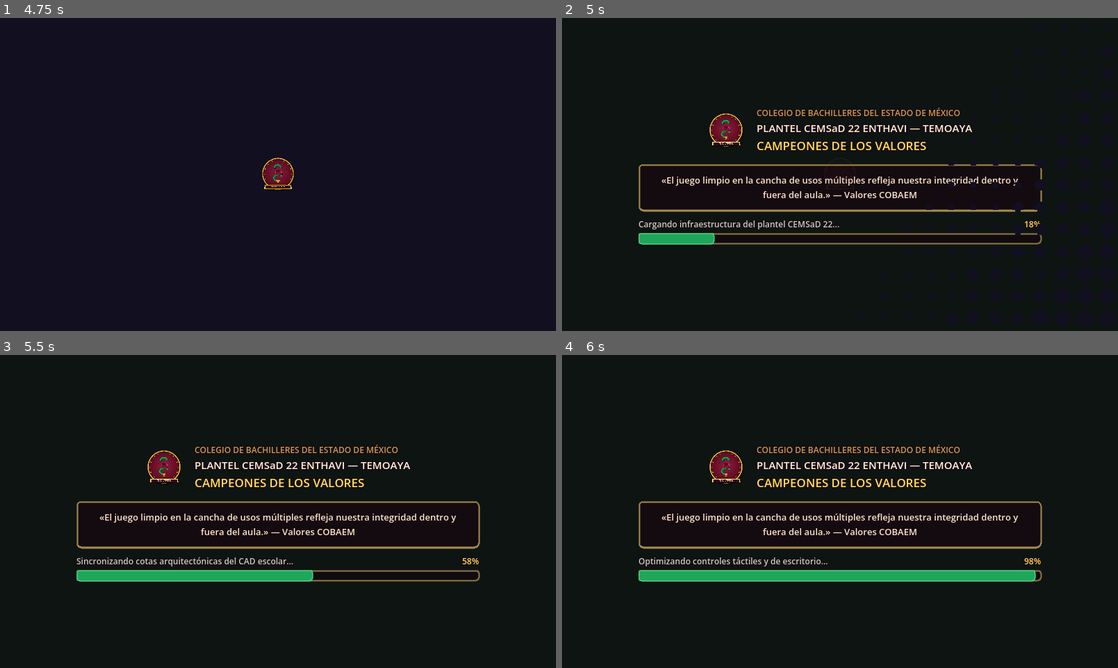
Above: before the commit, frames 1-4 (two rows, left to right).
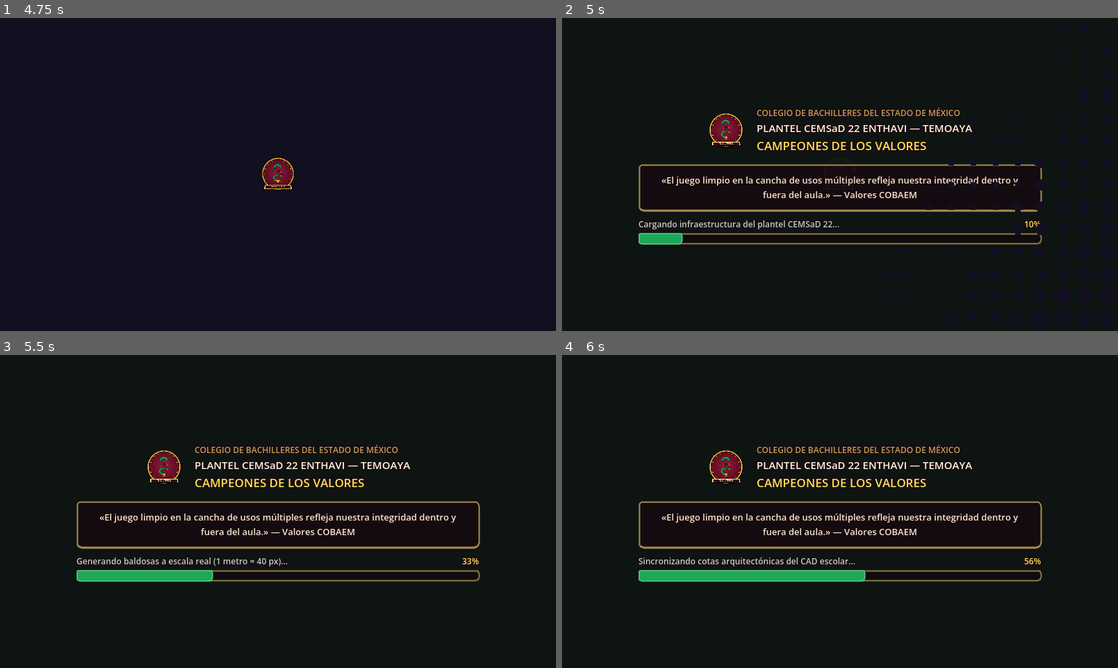
Above: after the commit, the same moments.

Repository: Kineyo/valores-cobaem22
Game: Godot game, scene res://scenes/menu.tscn
Same seed, same stepped clock (60 frames per second), same inputs: the game is played once before the commit and once after it. Sound files missing from this copy of the repository are replaced by a short silence.
Inputs (mouse positions are in pixels of both pictures, inside the frame that each line leads up to):
- Up to frame 1 (4.75 s): click "► Modo Arcade ◄" at 0.5 s; click "► Modo Arcade ◄" at 1.25 s; click "► Normal ◄" at 2 s; click "► Normal ◄" at 2.75 s; click "▶ INICIAR PARTIDA" at 3.5 s; click "▶ COMENZAR AVENTURA" at 4.25 s
- Up to frame 2 (5 s): no input
- Up to frame 3 (5.5 s): tap Enter (ui_accept) at 5, 5.27 s; move the mouse to (400, 495) at 5.02 s; hold Right (move_right) from 5.03 s (still down); tap K (aim_down) at 5.1 s; click (400, 495) at 5.17 s
- Up to frame 4 (6 s): release Right (move_right) at 5.75 s; drag from (728, 527) to (812, 574) at 5.77 s

Frame 1 is identical in both runs. In frame 2, 0.2% of the frame differs, in the area x 21-85%, y 65-73%; in frame 3, 1.2%; in frame 4, 1.7%, in the area x 13-86%, y 64-73%.

Commit message:
fix(loading): erradicar interbloqueo en 54% y compilar versión v1.4.2

Diff:
--- a/project.godot
+++ b/project.godot
@@ -16,7 +16,7 @@
 
 config/name="Campeones de los valores"
 config/description="Juego en perspectiva 3/4 de buenos valores vs antivalores en Godot."
-config/version="1.4.1"
+config/version="1.4.2"
 run/main_scene="res://scenes/menu.tscn"
 config/features=PackedStringArray("4.7", "GL Compatibility")
 config/icon="res://icon.png"
--- a/scripts/loading_screen.gd
+++ b/scripts/loading_screen.gd
@@ -4,7 +4,8 @@
 ## Pantalla de Carga Institucional (Loading Screen)
 ## Colegio de Bachilleres del Estado de México — CEMSaD 22 ENTHAVI
 ## Incluye barra de progreso reactiva, carrusel de frases formativas y logos oficiales.
-## Compatible con dispositivos móviles (Android/iOS), navegadores web y escritorio.
+## 100% compatible con dispositivos móviles (Android/iOS), navegadores web y escritorio
+## sin riesgos de interbloqueos (deadlocks) de hilos ni estancamientos.
 
 @export var target_scene: String = "res://scenes/main.tscn"
 @export var min_display_time: float = 2.2
@@ -38,13 +39,11 @@
 	"¡Entorno verificado! Ingresando al plantel..."
 ]
 
-var _loading_progress: Array = []
+var _preloaded_scene: PackedScene = null
 var _elapsed: float = 0.0
 var _tip_timer: float = 0.0
 var _tip_index: int = 0
-var _is_loaded: bool = false
 var _can_proceed: bool = false
-var _target_progress: float = 0.0
 var _current_progress: float = 0.0
 var _transition_triggered: bool = false
 
@@ -101,21 +100,10 @@
 	_update_tip_text(false)
 
 func _start_loading() -> void:
-	_loading_progress = [0.0]
-	var has_threads := OS.has_feature("threads") and not OS.has_feature("web")
-
-	if not has_threads:
-		# En navegadores web o plataformas sin hilos en segundo plano, cargar directamente
-		# para evitar bloqueos en 0% por falta de WorkerThreadPool
-		var res = ResourceLoader.load(target_scene)
-		if res != null:
-			_is_loaded = true
-			_target_progress = 100.0
-	else:
-		var err := ResourceLoader.load_threaded_request(target_scene)
-		if err != OK:
-			_is_loaded = true
-			_target_progress = 100.0
+	# Precarga síncrona inmediata en memoria: 'scenes/main.tscn' pesa apenas unos bytes
+	# y se carga en ~2 ms, evitando cualquier bloqueo o interbloqueo de hilos (deadlock en 54%).
+	if ResourceLoader.exists(target_scene):
+		_preloaded_scene = load(target_scene) as PackedScene
 
 func _process(delta: float) -> void:
 	_elapsed += delta
@@ -127,37 +115,16 @@
 		_tip_index = (_tip_index + 1) % TIPS.size()
 		_update_tip_text(true)
 
-	# Verificación de carga en segundo plano
-	if not _is_loaded:
-		var status := ResourceLoader.load_threaded_get_status(target_scene, _loading_progress)
-		if status == ResourceLoader.THREAD_LOAD_LOADED or status == ResourceLoader.THREAD_LOAD_FAILED or status == ResourceLoader.THREAD_LOAD_INVALID_RESOURCE:
-			_target_progress = 100.0
-			_is_loaded = true
-		elif status == ResourceLoader.THREAD_LOAD_IN_PROGRESS:
-			if _loading_progress.size() > 0 and _loading_progress[0] > 0.0:
-				_target_progress = maxf(_target_progress, _loading_progress[0] * 100.0)
-			# Salvaguarda: si ha transcurrido más del 60% del tiempo mínimo o 1.2s, forzar resolución
-			if _elapsed >= 1.2:
-				var res = ResourceLoader.load_threaded_get(target_scene)
-				if res != null:
-					_target_progress = 100.0
-					_is_loaded = true
+	# Progreso fluido, orgánico y continuo (0% -> 100%) sin bloqueos ni llamadas a hilos síncronos
+	var time_ratio := clampf((_elapsed / min_display_time) * 100.0, 0.0, 100.0)
+	_current_progress = move_toward(_current_progress, time_ratio, delta * 85.0)
 
-	# Progreso fluido y continuo que garantiza tiempo de lectura de frases sin estancarse en 0%
-	var time_progress := clampf((_elapsed / min_display_time) * 100.0, 0.0, 100.0)
-	var max_allowed := 100.0 if _is_loaded else 92.0
-	var simulated_target := minf(time_progress, max_allowed)
-	var final_goal := maxf(simulated_target, _target_progress)
-	if _is_loaded and _elapsed >= min_display_time:
-		final_goal = 100.0
-
-	_current_progress = move_toward(_current_progress, final_goal, delta * 80.0)
 	if progress_bar:
 		progress_bar.value = _current_progress
 	if percent_label:
 		percent_label.text = "%d%%" % int(_current_progress)
 
-	# Mensajes de estado dinámicos
+	# Mensajes de estado dinámicos conforme avanza la barra
 	var status_idx := clampi(int((_current_progress / 100.0) * (STATUS_MESSAGES.size() - 1)), 0, STATUS_MESSAGES.size() - 1)
 	if status_label:
 		status_label.text = STATUS_MESSAGES[status_idx]
@@ -210,6 +177,13 @@
 			if transition.is_busy:
 				await transition.transition_finished
 			if is_inside_tree() and transition.is_inside_tree():
-				transition.change_scene(target_scene)
+				if _preloaded_scene != null and transition.has_method("transition_call"):
+					transition.transition_call(func(): get_tree().change_scene_to_packed(_preloaded_scene))
+				else:
+					transition.change_scene(target_scene)
 				return
-		get_tree().change_scene_to_file(target_scene)
+
+		if _preloaded_scene != null:
+			get_tree().change_scene_to_packed(_preloaded_scene)
+		else:
+			get_tree().change_scene_to_file(target_scene)
Not shown, changed: export_presets.cfg
